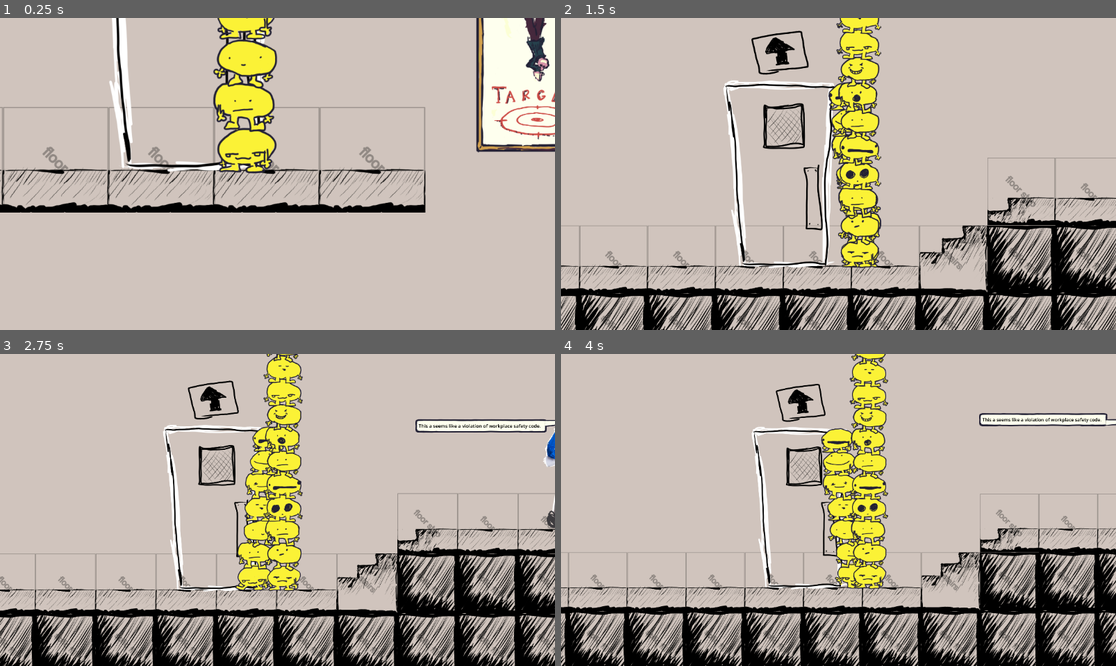
Above: before the commit, frames 1-4 (two rows, left to right).
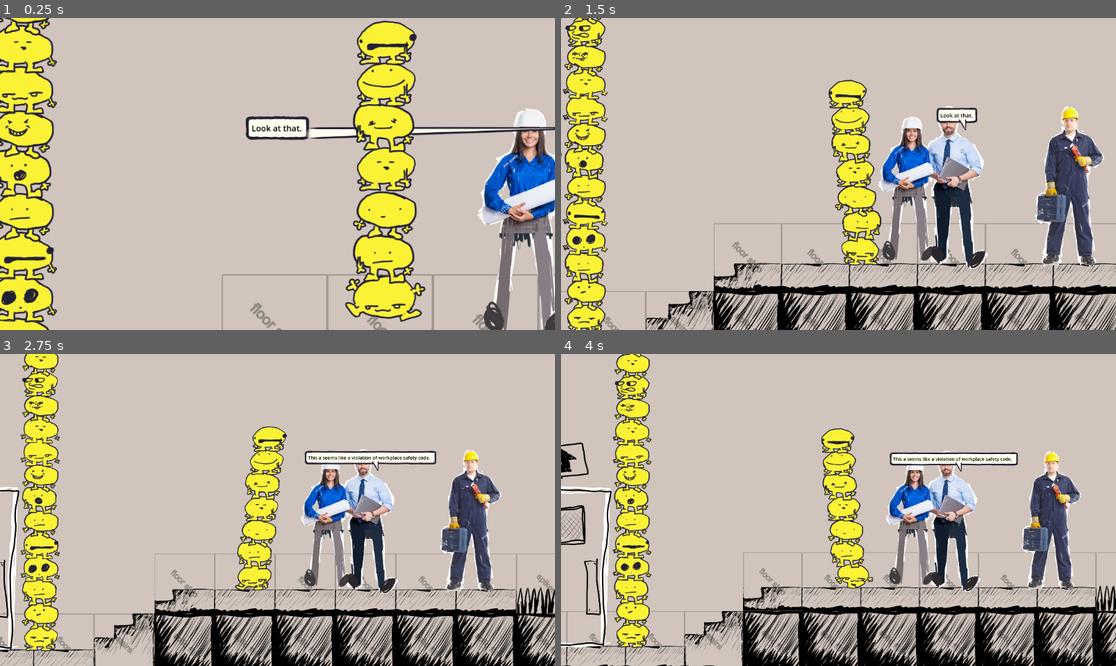
Above: after the commit, the same moments.

Repository: JCoMcL/gourt-game
Game: Godot game, scene res://level/office-level.tscn
The game is run twice, just before and just after one commit, with the same random seed, the same clock (stepped at 60 frames per second) and the same inputs.
Inputs (mouse positions are in pixels of both pictures, inside the frame that each line leads up to):
- Up to frame 1 (0.25 s): no input
- Up to frame 2 (1.5 s): move the mouse to (960, 158) at 0.52 s; hold Right (go right) 0.53-1.25 s; hold Up (enter door) 0.53-1.25 s; click (960, 158) at 0.8 s; drag from (727, 189) to (810, 236) at 1.27 s
- Up to frame 3 (2.75 s): move the mouse to (333, 441) at 2.02 s; hold Left (go left) from 2.03 s (still down); hold Right mouse button (probe) from 2.03 s (still down); tap Up (enter door) at 2.3 s
- Up to frame 4 (4 s): release Left (go left) at 2.75 s; release Right mouse button (probe) at 2.75 s; drag from (810, 572) to (672, 463) at 2.77 s; move the mouse to (1005, 556) at 3.52 s; press the mouse at (1005, 556) at 3.53 s; hold Right (go right) from 3.53 s (still down); right-click (1005, 556) at 3.8 s

The runs differ from the first frame. In frame 1, 40% of the frame differs, in the area x 0-100%, y 0-100%; in frame 2, 36%; in frame 3, 37%; in frame 4, 37%.

Commit message:
Rename `Goon` to `Actor` and merge all actor functionality into goon. Merge much of gourt functionality into goon as well. And add some new functionality that lets it follow some basic stage directions. Add a simple stage direction framework to `Conversation` will likely need to grow. Squashed commit of the following:
commit 893063b699d3fb499918a66f784f97636857ce93
Author: jcomcl <j@jcom.cl>
Date:   Wed Aug 20 12:39:31 2025 +0100

    rename goon to actor and merge actor code into it, there is no need to keep the seperate

commit 2314b5bd6b9c8ef2b27a0efbb7e20884fef7ad3f
Author: jcomcl <j@jcom.cl>
Date:   Wed Aug 20 11:47:26 2025 +0100

    move a little more code from gourt to goon

commit 9b6a59f0dd57e4bd64cf50d9cda5f28c561f0bf5
Author: jcomcl <j@jcom.cl>
Date:   Wed Aug 20 11:27:28 2025 +0100

    delete scenario because red good, green bad

commit 467fd76c66986cd4c075780e15c887cae0a863a2
Author: jcomcl <j@jcom.cl>
Date:   Wed Aug 20 11:24:00 2025 +0100

    remove scenario from the level since it has not yet found its purpose

commit b96e217fe6153b379c398dc207a105f77b1c139d
Author: jcomcl <j@jcom.cl>
Date:   Wed Aug 20 11:23:21 2025 +0100

    reduce horizontal death spread

commit 0cb20139c881f9bc6da20fb950fbc73ccd63da32
Author: jcomcl <j@jcom.cl>
Date:   Wed Aug 20 11:18:46 2025 +0100

    make inspector inherit from the actor tscn, clean up some stuff, and fix the issue with inherited scenes sharing the same shader instance by default

commit e7768ed9d4f7e87b00616bd5a2a2206c7131a007
Author: jcomcl <j@jcom.cl>
Date:   Wed Aug 20 11:14:55 2025 +0100

    put scenario into a folder

commit 1f1a020fabe1ed34a1249fda500dff38dcc0db9e
Author: jcomcl <j@jcom.cl>
Date:   Wed Aug 20 11:14:24 2025 +0100

    clean a couple of things up in actor

commit cbdf3ed627c13edda3fcbf05844bea14598e59b9
Author: jcomcl <j@jcom.cl>
Date:   Tue Aug 19 18:50:31 2025 +0100

    add the loveable and iconic "exit stage right"

commit 795c94a40323c610c69fd6967ad44e91a2de77b4
Author: jcomcl <j@jcom.cl>
Date:   Tue Aug 19 18:31:29 2025 +0100

    add the ability to call code actor methods from the conversation

commit 8a8df244deb951f059a03d995723f79aebec3f98
Author: jcomcl <j@jcom.cl>
Date:   Tue Aug 19 14:22:01 2025 +0100

    deduplicate and reorganise a lot of code into Goon and make some minor changes and improvements in the process

commit 028015099d2017732ee9fc1c246d5191323b6e10
Author: Andrey Murashev <shnappey@gmail.com>
Date:   Sun Aug 17 13:15:38 2025 +0100

    Added Scenario and Command

    - Added commands to be usable with Actors

    - Added scenariot to orchestrate waits, commands and activations on the scene

Diff:
--- /dev/null
+++ b/actor.gd
@@ -0,0 +1,171 @@
+class_name Actor
+extends CharacterBody2D #TODO: I HATE OOP I HATE OOP (inheritence need to be reworked if we want more than just CharacterBody2D to be controllable)
+
+@export var facing = Direction.LEFT
+@export var reach = 180
+
+@export_category("physics")
+@export var walk_speed = 200
+@export var walk_accel = 20
+@export var mass = 20
+@export var walk_friction = 0.6 #this could be a puzzle mechanic
+
+var walk_target: float: # where we walkin' as a proportion of our speed
+	set(f):
+		walk_target = clampf(f, -1, 1)
+var target
+var social_distance = 20.0
+var active_command: Commands = null
+
+# --- Bounds ---
+
+var bounds_size = 60 #TODO this is the gourt's size, and it's a guess
+
+func get_rect() -> Rect2:
+	## a Rect2 representing the boundary of the goon in local coordinates
+	var r = get_global_rect()
+	r.position -= global_position
+	return r
+
+func get_global_rect() -> Rect2:
+	return Rect2(
+		global_position - Vector2.ONE * bounds_size,
+		Vector2.ONE * bounds_size * 2
+	)
+
+func get_mouth():
+	return get_node_or_null("Sprite2D/Handle/Speak Hole")
+
+# --- Direction ---
+
+func flip() -> void:
+	transform.x *= -1
+
+func set_facing(d: int) -> void:
+	if (d == Direction.LEFT or d == Direction.RIGHT) and d != facing:
+		flip()
+		facing = d
+
+# --- Actions ---
+
+func die():
+	target = null
+	velocity.x += Yute.triangular_distribution() * 120
+	velocity.y = Yute.triangular_distribution(-2,-3) * 40
+	collision_layer = 0
+	collision_mask = 0
+	walk_target = 0
+
+func say(s: String):
+	SpeechTherapist.say(self, s)
+
+func identify(lines = []):
+	for s in [
+		"\nI am %s" % name
+	] + lines:
+		if s:
+			print(s)
+
+func try_enter_door():
+	var result = Clision.get_objects_at(global_position, "door")
+	if result.size() == 0:
+		return
+
+	result[0].interact(self)
+
+func move_to_target():
+	var dx = target.x - global_position.x
+	if abs(dx) < social_distance:
+		target = null
+		return
+
+	walk_target = dx
+
+func exit_stage_left():
+	target = Vector2(-INF, 0)
+func exit_stage_right():
+	target = Vector2(INF, 0)
+
+# --- Inter Actions
+
+func _interact(what: Node, where: Vector2) -> bool:
+	if what.has_method("interact"):
+		return what.interact(self)
+	return false
+
+# --- Commands ---
+
+class Commands: # Structure containing what to do each frame
+	var walk: float
+
+func _input(ev: InputEvent): # This is currently needed for interface compliance, but might be expanded to actually do something
+	pass
+
+func _input_event(viewport: Node, ev: InputEvent, shape_idx: int):
+	if ev.is_action_pressed("probe"):
+		identify()
+
+func command(c: Commands) -> void:
+	walk_target = c.walk
+	if walk_target != 0:
+		target = null #TODO this this pretty naive since commands are issued every frame
+
+var master: Master
+func under_new_management(m: Master):
+	master = m
+
+# --- Faux Physics ---
+
+class Force:
+	var value: Vector2
+	var name: String
+	func _init(f, s=""):
+		value=f
+		name= s if s else "unknown"
+
+	func _string():
+		return "%s: %.2v" % [name, value]
+
+var forces = []
+func apply_force(force: Vector2, label=""):
+	forces.append(Force.new(force, label))
+
+func apply_friction(factor: Vector2, label="friction"): #FIXME I think this isn't physically accurate
+	var friction = Vector2.ZERO
+	for f in forces:
+		friction += f.value * -factor
+	apply_force(friction, label)
+
+func is_special_collision(k: KinematicCollision2D) -> bool:
+	return PhysicsServer2D.body_get_collision_layer( k.get_collider_rid() ) & Clision.layers["special solid"]
+
+func handle_collision(k: KinematicCollision2D):
+	if is_special_collision(k):
+		die()
+
+var velocity_before_move: Vector2
+func _physics_process(delta: float) -> void:
+	apply_force(get_gravity() * delta * mass, "gravity")
+
+	if is_on_floor():
+		apply_friction(Vector2(walk_friction,0))
+
+	if walk_target != 0 || is_on_floor(): #this check prevents unwanted drag on airborne guorts
+		velocity.x = move_toward(velocity.x, walk_target * walk_speed, walk_accel)
+
+	if target:
+		move_to_target()
+
+	for f in forces:
+		velocity += f.value / mass
+	forces = []
+
+	velocity_before_move = velocity
+	move_and_slide()
+	for i in range(get_slide_collision_count()):
+		handle_collision(get_slide_collision(i))
+
+# --- Apearance ---
+
+func _process(delta):
+	set_facing(Direction.get_x(walk_target))
--- a/actors/actor.gd
+++ /dev/null
@@ -1,6 +0,0 @@
-@tool
-extends Sprite2D
-class_name Actor
-
-func get_mouth():
-	return get_node("Handle/Speak Hole")
--- a/actors/actor.tscn
+++ b/actors/actor.tscn
@@ -1,29 +1,41 @@
-[gd_scene load_steps=6 format=3 uid="uid://cnuqy2f8bhgk3"]
+[gd_scene load_steps=7 format=3 uid="uid://cnuqy2f8bhgk3"]
 
 [ext_resource type="Shader" uid="uid://dv5u4k7v7wyed" path="res://actors/animated.gdshader" id="1_0kmga"]
 [ext_resource type="Texture2D" uid="uid://o17u11s8w1d2" path="res://actors/janitor.png" id="2_jiomh"]
-[ext_resource type="Script" uid="uid://bfvkofduhcbjk" path="res://actors/actor.gd" id="3_4r7ot"]
+[ext_resource type="Script" uid="uid://d1vb5nkhdxkcs" path="res://actor.gd" id="2_y4hdp"]
 [ext_resource type="Script" uid="uid://c2yyp1lfm34fi" path="res://actors/handle.gd" id="3_jiomh"]
 
 [sub_resource type="ShaderMaterial" id="ShaderMaterial_4r7ot"]
+resource_local_to_scene = true
 shader = ExtResource("1_0kmga")
 shader_parameter/grow = 0.0
 shader_parameter/handle = Vector2(0, 0)
 
-[node name="Janitor" type="Sprite2D"]
+[sub_resource type="RectangleShape2D" id="RectangleShape2D_y4hdp"]
+size = Vector2(378, 583)
+
+[node name="Actor" type="CharacterBody2D"]
+material = SubResource("ShaderMaterial_4r7ot")
+script = ExtResource("2_y4hdp")
+walk_speed = 300
+walk_accel = 15
+
+[node name="Sprite2D" type="Sprite2D" parent="."]
 material = SubResource("ShaderMaterial_4r7ot")
 texture = ExtResource("2_jiomh")
-script = ExtResource("3_4r7ot")
 
-[node name="Handle" type="Node2D" parent="."]
+[node name="Handle" type="Node2D" parent="Sprite2D"]
 position = Vector2(0, -303.5)
 script = ExtResource("3_jiomh")
 enabled = true
 
-[node name="Speak Hole" type="Control" parent="Handle"]
+[node name="Speak Hole" type="Control" parent="Sprite2D/Handle"]
 layout_mode = 3
 anchors_preset = 0
 offset_left = -20.0
 offset_top = 21.5
 offset_right = 27.53
 offset_bottom = 90.69
+
+[node name="CollisionShape2D" type="CollisionShape2D" parent="."]
+shape = SubResource("RectangleShape2D_y4hdp")
--- a/actors/cast/inspectors.tscn
+++ b/actors/cast/inspectors.tscn
@@ -1,23 +1,27 @@
 [gd_scene load_steps=5 format=3 uid="uid://cdheulpodhk4e"]
 
-[ext_resource type="PackedScene" uid="uid://cnuqy2f8bhgk3" path="res://actors/actor.tscn" id="1_3yob7"]
+[ext_resource type="PackedScene" uid="uid://cnuqy2f8bhgk3" path="res://actors/actor.tscn" id="1_q6xjm"]
 [ext_resource type="Shader" uid="uid://dv5u4k7v7wyed" path="res://actors/animated.gdshader" id="2_r5cny"]
 [ext_resource type="Texture2D" uid="uid://4l70h00uyex4" path="res://actors/cast/inspectors.png" id="3_fnw01"]
 
-[sub_resource type="ShaderMaterial" id="ShaderMaterial_qhdj8"]
+[sub_resource type="ShaderMaterial" id="ShaderMaterial_3yob7"]
+resource_local_to_scene = true
 shader = ExtResource("2_r5cny")
 shader_parameter/grow = 0.0
 shader_parameter/handle = Vector2(0, 0)
 
-[node name="Inspectors" instance=ExtResource("1_3yob7")]
-material = SubResource("ShaderMaterial_qhdj8")
+[node name="Inspectors" instance=ExtResource("1_q6xjm")]
+material = SubResource("ShaderMaterial_3yob7")
+
+[node name="Sprite2D" parent="." index="0"]
+material = SubResource("ShaderMaterial_3yob7")
 texture = ExtResource("3_fnw01")
 
-[node name="Handle" parent="." index="0"]
+[node name="Handle" parent="Sprite2D" index="0"]
 position = Vector2(0, -310)
 
-[node name="Speak Hole" parent="Handle" index="0"]
+[node name="Speak Hole" parent="Sprite2D/Handle" index="0"]
 offset_left = 33.0
-offset_top = 33.5
+offset_top = 49.0
 offset_right = 80.53
-offset_bottom = 102.69
+offset_bottom = 118.19
--- a/actors/conversation.gd
+++ b/actors/conversation.gd
@@ -18,30 +18,35 @@
 	Line.new("We'll need to bring this finding to the owner the building at once.", actors[0]),
 	Line.new("The Boss. His office is that way.", actors[1]),
 	Line.new("Thank you for your cooperation", actors[0]),
+	actors[0].exit_stage_right
 ]
 
 var counter = 0
 var speech_bubble: SpeechBubble
 func display_line():
-	var line: Line = lines[counter]
-	print("%s: %s" % [line.speaker.name, line.text])
+	if counter >= lines.size():
+		if speech_bubble:
+			speech_bubble.queue_free()
+		return
 
-	if ! speech_bubble:
-		speech_bubble = SpeechTherapist.say(line.speaker, line.text)
-		speech_bubble.auto_expire = false
-		speech_bubble.on_done_showing.connect(display_line)
-	else:
-		speech_bubble.reset_text(line.text)
-		speech_bubble.speaker = line.speaker
-	speech_bubble.anneal_position(10)
+	var line = lines[counter]
+	counter += 1
 
-	counter += 1
-	if counter == lines.size():
-		speech_bubble.on_done_showing.disconnect(display_line)
-		speech_bubble.auto_expire = true
+	if line is Line: # Yeah, I know this is confusing
+		print("%s: %s" % [line.speaker.name, line.text])
+
+		if ! speech_bubble:
+			speech_bubble = SpeechTherapist.say(line.speaker, line.text)
+			speech_bubble.auto_expire = false
+			speech_bubble.on_done_showing.connect(display_line)
+		else:
+			speech_bubble.reset_text(line.text)
+			speech_bubble.speaker = line.speaker
+		speech_bubble.anneal_position(10)
+	elif line is Callable:
+		await line.call()
+		display_line()
+
 
 func _ready():
-	if lines.size() > 0:
-		display_line()
-	else:
-		print("No lines to display.")
+	display_line()
--- a/actors/conversation.tscn
+++ b/actors/conversation.tscn
@@ -5,9 +5,8 @@
 [sub_resource type="RectangleShape2D" id="RectangleShape2D_twwvs"]
 size = Vector2(825, 730)
 
-[node name="Conversation" type="Area2D" node_paths=PackedStringArray("actors")]
+[node name="Conversation" type="Area2D"]
 script = ExtResource("1_h5wgq")
-actors = [null, null]
 
 [node name="CollisionShape2D" type="CollisionShape2D" parent="."]
 shape = SubResource("RectangleShape2D_twwvs")
--- a/goon.gd
+++ /dev/null
@@ -1,49 +0,0 @@
-class_name Goon
-extends CharacterBody2D #TODO: I HATE OOP I HATE OOP (inheritence need to be reworked if we want more than just CharacterBody2D to be controllable)
-
-class Commands:
-	var walk: float
-	# and obviously whatever else we end up needing
-
-var bounds_size = 60 #TODO this is the gourt's size, and it's a guess
-func get_rect() -> Rect2:
-	## a Rect2 representing the boundary of the goon in local coordinates
-	var r = get_global_rect()
-	r.position -= global_position
-	return r
-
-func get_global_rect() -> Rect2:
-	return Rect2(
-		global_position - Vector2.ONE * bounds_size,
-		Vector2.ONE * bounds_size * 2
-	)
-
-func _input(ev: InputEvent):
-	pass
-
-func _interact(what: Node, where: Vector2) -> bool:
-	if what.has_method("interact"):
-		return what.interact(self)
-	return false
-
-func say(s: String):
-	SpeechTherapist.say(self, s)
-	print(s) #TODO
-
-func identify(lines = []):
-	for s in [
-		"\nI am %s" % name
-	] + lines:
-		if s:
-			print(s)
-
-func _input_event(viewport: Node, ev: InputEvent, shape_idx: int):
-	if ev.is_action_pressed("probe"):
-		identify()
-
-func command(commands: Commands) -> void:
-	pass
-
-var master: Master
-func under_new_management(m: Master):
-	master = m
--- a/gourts/gourt.gd
+++ b/gourts/gourt.gd
@@ -1,19 +1,12 @@
 class_name Gourt
-extends Goon #TODO: I HATE OOP I HATE OOP (inheritence need to be reworked if we want more than just CharacterBody2D to be controllable)
-
-@export var facing = Direction.LEFT
+extends Actor #TODO: I HATE OOP I HATE OOP (inheritence need to be reworked if we want more than just CharacterBody2D to be controllable)
+
 
 @export var head_friend: CharacterBody2D
 @export var foot_friend: CharacterBody2D
 
-@export_category("motion")
-@export var walk_speed = 200
-@export var walk_accel = 20
-@export var walk_friction = 0.6 #this could be a puzzle mechanic
 @export var snap_distance = 120
 @export var stack_elasticity = 0.5 #FIXME: setting this above 0.5 results in infinte-energy.
-@export var mass = 20
-@export var reach = 180
 
 @onready var BODY: AnimatedSprite2D = $Body
 @onready var FACE: AnimatedSprite2D = $Body/Face
@@ -24,17 +17,8 @@
 		"My Foot Friend: %s" % foot_friend.name if foot_friend else "",
 		"Am at {0} local, {1} global".format([position, global_position]),
 		"I would like to be at %s" % Gourtilities.global_perch_position(foot_friend) if foot_friend else "",
-		"My velocity: %.2v" % velocity,
-		"Forces last physics tick:\n%s" % saved_forces.map(func(f): return f._string()).reduce(func(acc, s): return "%s\n%s" % [acc, s]) if saved_forces else ""
+		"My velocity: %.2v" % velocity
 	] + lines)
-
-func flip() -> void:
-	transform.x *= -1
-
-func set_facing(d: int) -> void:
-	if (d == Direction.LEFT or d == Direction.RIGHT) and d != facing:
-		flip()
-		facing = d
 
 func break_stack(impulse_scale: int = 1) -> void:
 	if foot_friend:
@@ -54,7 +38,7 @@
 		self_bounds.size.y *= Gourtilities.foot_count(self)
 		return self_bounds
 
-func abdicate(nominee: Goon = null) -> bool:
+func abdicate(nominee: Actor = null) -> bool:
 	if not master:
 		return false #idk whether it should be true or false, we'll have to see
 	if nominee:
@@ -66,10 +50,12 @@
 	return master.nominate(null)
 
 func die():
-	collision_layer = 0
-	collision_mask = 0
-	walk_target = 0
+	super()
 	abdicate()
+	if head_friend:
+		head_friend.velocity.y = -200
+		head_friend.velocity.x *= 0.6
+
 	if foot_friend:
 		foot_friend.head_friend = null #BM1
 		foot_friend = null
@@ -77,20 +63,13 @@
 		head_friend.foot_friend = null
 		head_friend = null
 
-func yeetonate():
-	velocity = Vector2(Yute.triangular_distribution() * 320, Yute.triangular_distribution(-2,-3) * 20)
-	if head_friend:
-		head_friend.velocity.y = -200
-		head_friend.velocity.x *= 0.6
-	die()
-
-var walk_target: float
+
 func command(c: Commands) -> void:
 	if foot_friend:
 		foot_friend.command(c)
 		walk_target = 0
 	else:
-		walk_target = c.walk * walk_speed
+		super(c)
 
 func scan_for_perch(distance: float = snap_distance): #FIXME, this only finds one match, so fails with overlapping gourts. Perhaps intersect_point would be better?
 	var result = get_world_2d().direct_space_state.intersect_ray(
@@ -101,13 +80,6 @@
 	if result and result.collider is Gourt and not result.collider.head_friend: #BM1
 		identify(["just stacked to %s" % result.collider.name])
 		Gourtilities.stack(self, result.collider)
-
-func try_enter_door():
-	var result = Clision.get_objects_at(global_position, "door")
-	if result.size() == 0:
-		return
-
-	result[0].interact(self)
 
 func interact(operator: Node) -> bool:
 	var o = get_equipped_item()
@@ -204,37 +176,13 @@
 				equipment.interact(foot_friend)
 	return equipment
 
-func is_special_collision(k: KinematicCollision2D) -> bool:
-	return PhysicsServer2D.body_get_collision_layer( k.get_collider_rid() ) & Clision.layers["special solid"]
-
-class Force:
-	var value: Vector2
-	var name: String
-	func _init(f, s=""):
-		value=f
-		name= s if s else "unknown"
-
-	func _string():
-		return "%s: %.2v" % [name, value]
-
-var forces = []
-var saved_forces=forces
-func apply_force(force: Vector2, label=""):
-	forces.append(Force.new(force, label))
-
 func apply_force_recursive_upwards(force: Vector2, factor=1.0, label=""):
 	force *= factor
 	apply_force(force, label)
 	if head_friend:
 		head_friend.apply_force_recursive_upwards(force, factor, label)
 
-func apply_friction(factor: Vector2, label="friction"): #FIXME I think this isn't phyiscally accurate
-	var friction = Vector2.ZERO
-	for f in forces:
-		friction += f.value * -factor
-	apply_force(friction, label)
-
-func collide_with_rigidbody(k: KinematicCollision2D, delta, restitution=0.2, force_ratio=20):
+func collide_with_rigidbody(k: KinematicCollision2D, restitution=0.2, force_ratio=10):
 	var our_mass = mass * Gourtilities.stack_count(self)
 	var their_mass = k.get_collider().mass
 
@@ -248,12 +196,14 @@
 	var f = (1+restitution) * relative_velocity_along_normal / (1.0/our_mass + 1.0/their_mass) * k.get_normal()
 
 	k.get_collider().apply_force(f * force_ratio, k.get_position() - k.get_collider().global_position )
-	apply_force(-f * delta / Gourtilities.stack_count(self), "rigid reaction" )
-
-var velocity_before_move: Vector2
+	apply_force(-f / Gourtilities.stack_count(self), "rigid reaction" )
+
+func handle_collision(k: KinematicCollision2D):
+	super(k)
+	if k.get_collider() is RigidBody2D:
+		collide_with_rigidbody(k)
+
 func _physics_process(delta: float) -> void:
-	apply_force(get_gravity() * delta * mass, "gravity")
-
 	if foot_friend:
 		var target_offset = Gourtilities.global_perch_position(foot_friend) - global_position
 		var f = Yute.snap_force(velocity, target_offset, delta) * mass;
@@ -268,27 +218,9 @@
 	elif velocity.y > 0:
 		scan_for_perch()
 
-	if is_on_floor():
-		apply_friction(Vector2(walk_friction,0))
-
-	if walk_target != 0 || is_on_floor(): #this check prevents unwanted drag on airborne guorts
-		velocity.x = move_toward(velocity.x, walk_target, walk_accel)
-
-	for f in forces:
-		velocity += f.value / mass
-	saved_forces=forces
-	forces = []
-
-	velocity_before_move = velocity
-	move_and_slide()
-
-	for i in range(get_slide_collision_count()):
-		var k = get_slide_collision(i)
-		if is_special_collision(k):
-			yeetonate()
-		if k.get_collider() is RigidBody2D:
-			collide_with_rigidbody(k, delta)
-
+	super(delta) #performs move_and_slide
+
+# TODO a lot of this code should be moved into the AnimatedSprite2D
 const IDLE = "I_"
 const ACTIVE = "A_"
 func get_animations_of_type(body_part: AnimatedSprite2D, prefix: String):
@@ -330,5 +262,6 @@
 		animate()
 
 func _input(ev: InputEvent) -> void:
+	super(ev)
 	if ev.is_action_pressed("enter door"):
 		Gourtilities.call_all(self, func(g): g.try_enter_door())
--- a/level/office-level.tscn
+++ b/level/office-level.tscn
@@ -11,6 +11,7 @@
 [ext_resource type="Texture2D" uid="uid://bcuiskm22h53j" path="res://props/poster.png" id="13_1slrw"]
 [ext_resource type="PackedScene" uid="uid://bdhee0fbyvgae" path="res://gourts/gourt.tscn" id="13_ax68m"]
 [ext_resource type="PackedScene" uid="uid://cdheulpodhk4e" path="res://actors/cast/inspectors.tscn" id="13_gt2um"]
+[ext_resource type="Shader" uid="uid://dv5u4k7v7wyed" path="res://actors/animated.gdshader" id="14_1axx8"]
 [ext_resource type="Script" uid="uid://cdsy208jbfkdj" path="res://player.gd" id="14_b2cyw"]
 [ext_resource type="PackedScene" uid="uid://cksv3ygujpwxe" path="res://props/words.tscn" id="14_rh3h7"]
 [ext_resource type="PackedScene" uid="uid://cnuqy2f8bhgk3" path="res://actors/actor.tscn" id="14_twwvs"]
@@ -52,6 +53,18 @@
 [sub_resource type="CircleShape2D" id="CircleShape2D_w4oyg"]
 radius = 26.0
 
+[sub_resource type="ShaderMaterial" id="ShaderMaterial_twwvs"]
+resource_local_to_scene = true
+shader = ExtResource("14_1axx8")
+shader_parameter/grow = 0.0
+shader_parameter/handle = Vector2(0, 0)
+
+[sub_resource type="ShaderMaterial" id="ShaderMaterial_1axx8"]
+resource_local_to_scene = true
+shader = ExtResource("14_1axx8")
+shader_parameter/grow = 0.0
+shader_parameter/handle = Vector2(0, 0)
+
 [node name="Node2D" type="Node2D"]
 
 [node name="TileMapLayer" type="TileMapLayer" parent="."]
@@ -108,7 +121,7 @@
 position = Vector2(-2381, -1886)
 
 [node name="Gourt Stack" parent="." node_paths=PackedStringArray("root_child") instance=ExtResource("12_utg4x")]
-position = Vector2(-332, -1548)
+position = Vector2(1268, 206)
 root_child = NodePath("Gourt0")
 
 [node name="Gourt0" parent="Gourt Stack" node_paths=PackedStringArray("head_friend") instance=ExtResource("13_ax68m")]
@@ -245,11 +258,17 @@
 position = Vector2(-12, 135)
 scale = Vector2(-10.0539, 2.93887)
 
+[node name="Janitor" parent="." instance=ExtResource("14_twwvs")]
+material = SubResource("ShaderMaterial_twwvs")
+position = Vector2(2203, 49)
+collision_layer = 2
+collision_mask = 5
+
 [node name="Inspectors" parent="." instance=ExtResource("13_gt2um")]
-position = Vector2(1689, 42)
-
-[node name="Janitor" parent="." instance=ExtResource("14_twwvs")]
-position = Vector2(2203, 49)
+material = SubResource("ShaderMaterial_1axx8")
+position = Vector2(1691, 36)
+collision_layer = 2
+collision_mask = 5
 
 [node name="Conversation" parent="." node_paths=PackedStringArray("actors") instance=ExtResource("15_1axx8")]
 position = Vector2(1913, -29)
--- a/player.gd
+++ b/player.gd
@@ -1,34 +1,34 @@
 extends Camera2D
 class_name Master #TODO: this class should be more generic: player and AI should inheret from it
 
-@export var player_character: Goon:
-	set(g):
-		if valid_goon(player_character):
+@export var player_character: Actor:
+	set(a):
+		if valid_actor(player_character):
 			player_character.under_new_management(null)
-		if valid_goon(g):
-			g.under_new_management(self)
-		player_character = g
+		if valid_actor(a):
+			a.under_new_management(self)
+		player_character = a
 
 @export_range(1, 100) var position_smoothing: float = 10
 @export_range(0, 100) var position_threshold: float = 10
 @export_range(1, 1000) var zoom_smoothing: float = 100
 @export_range(1, 10) var max_zoom: float = 1
 
-func valid_goon(g: Goon) -> bool:
-	return g and is_instance_valid(g)
+func valid_actor(a: Actor) -> bool:
+	return a and is_instance_valid(a)
 
 func _ready():
 	#move to bottom of tree to recieve inputs first among siblings.
 	#TODO how does input priority work exactly? Does it make this reording unneccesary?
 	get_parent().move_child.call_deferred(self, -1)
-	if valid_goon(player_character):
+	if valid_actor(player_character):
 		player_character.under_new_management(self)
 	else:
-		player_character = Goon.new() #easier than constant null-checking
+		player_character = Actor.new() #easier than constant null-checking
 
-func get_commands(c: Goon.Commands = null) -> Goon.Commands:
+func get_commands(c: Actor.Commands = null) -> Actor.Commands:
 	if not c:
-		c = Goon.Commands.new()
+		c = Actor.Commands.new()
 	c.walk = Input.get_axis("go left","go right")
 	return c
 
@@ -96,7 +96,7 @@
 
 
 func _input(ev: InputEvent):
-	#don't consume probe events, let the goon handle them directly
+	#don't consume probe events, let the actor handle them directly
 	if not ev.is_action_pressed("probe"):
 		get_viewport().set_input_as_handled()
 
@@ -109,16 +109,16 @@
 		try_quick_move_item(ev, Direction.UP)
 	elif ev.is_action_pressed("move equipment down"):
 		try_quick_move_item(ev, Direction.DOWN)
-	elif valid_goon(player_character):
+	elif valid_actor(player_character):
 		player_character._input(ev)
 
 func game_over():
 	print("Goodbye World!") #TODO actual game-over
 
-func nominate(g: Goon) -> bool:
-	if not g:
+func nominate(a: Actor) -> bool:
+	if not a:
 		game_over()
 		player_character = null
 		return false
-	player_character = g
-	return player_character == g
+	player_character = a
+	return player_character == a
--- a/ui/speech_bubble/tail.gd
+++ b/ui/speech_bubble/tail.gd
@@ -8,7 +8,9 @@
 
 func local_rect(o: Node):
 	if o.has_method("get_mouth"):
-		return local_rect(o.get_mouth())
+		var mouth = o.get_mouth()
+		if mouth:
+			return local_rect(mouth)
 	if o.has_method("get_rect"):
 		var r = o.get_rect()
 		var pos = o.global_position + r.position
Not shown, added: actor.gd.uid
Not shown, removed: actors/actor.gd.uid
Not shown, removed: goon.gd.uid
Not shown: 1 places in level/office-level.tscn that only renumber resources
